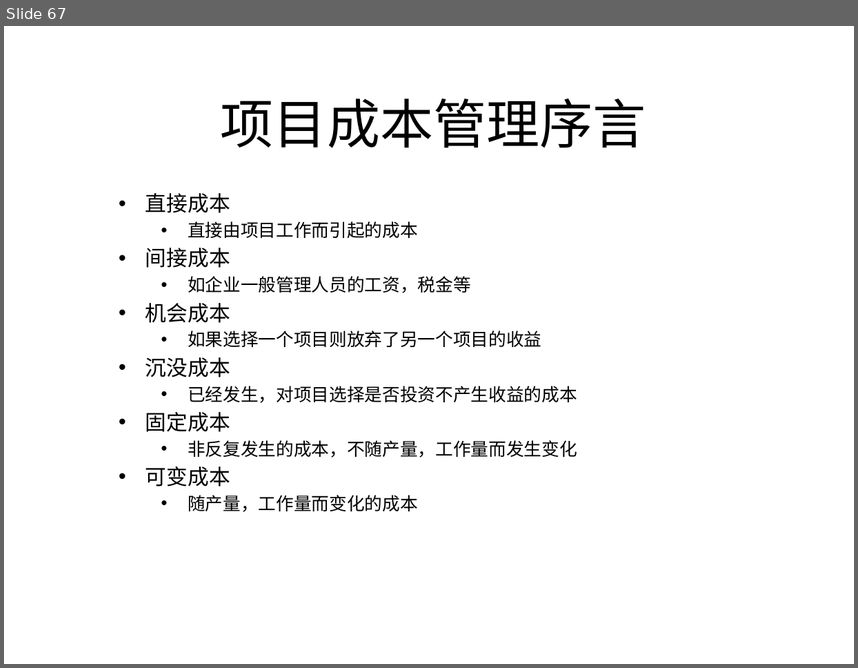
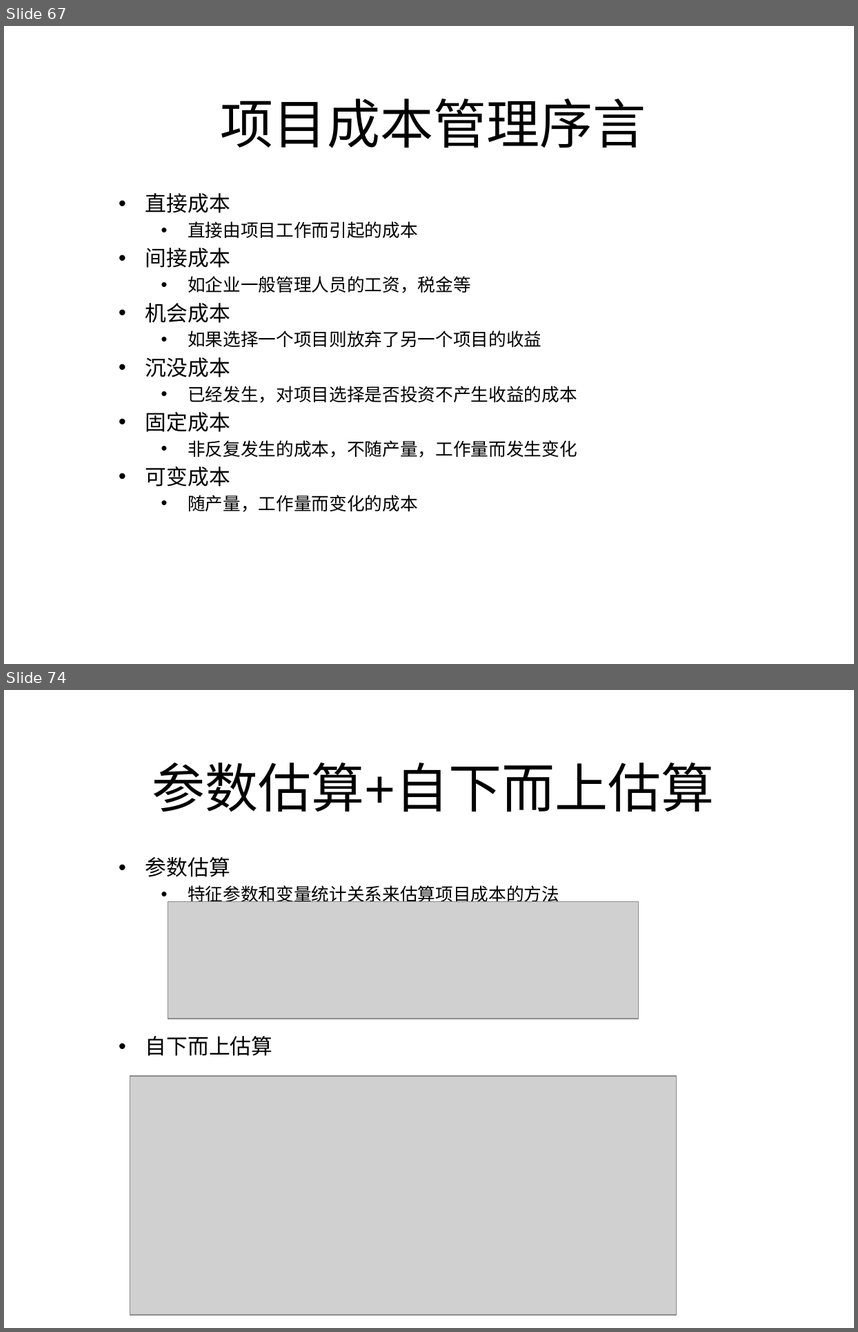
Before and after one commit to lipeiyu26/myStudy, a slide deck: springboot/SpringBoot-redis/src/main/resources/ppt/项目管理.pptx. Shown one above the other, each under a label of ours: slide 67 before the commit, slides 67 and 74 after it; the slides between them are not shown. The pictures are 858x668 and 858x1332 pixels, drawn with LibreOffice and Linux fonts; fonts in the diff are those of the drawing; grey boxes stand for pictures. Boxes give left, top, right and bottom in pixels: in the first picture for what was removed or moved away, otherwise in the second. Text is boxed around its words. In the diff, an @@ line names an element or a change of style, - is before the commit and + after.

```diff
--- a/springboot/SpringBoot-redis/src/main/resources/ppt/项目管理.pptx
+++ b/springboot/SpringBoot-redis/src/main/resources/ppt/项目管理.pptx
@@ slide 74 added at [4,690,854,1328], background #FFFFFF @@
@@ title added at [152,762,714,812], 45 pt, text #000000 @@
+参数估算+自下而上估算
@@ subtitle added at [145,857,559,1056], 15 pt, text #000000 @@
+• 参数估算
+  • 特征参数和变量统计关系来估算项目成本的方法
+• 自下而上估算
@@ picture added at [168,902,638,1019] @@
@@ picture added at [130,1076,677,1315] @@
```
Also in this commit, not shown: 33 other slides added.
